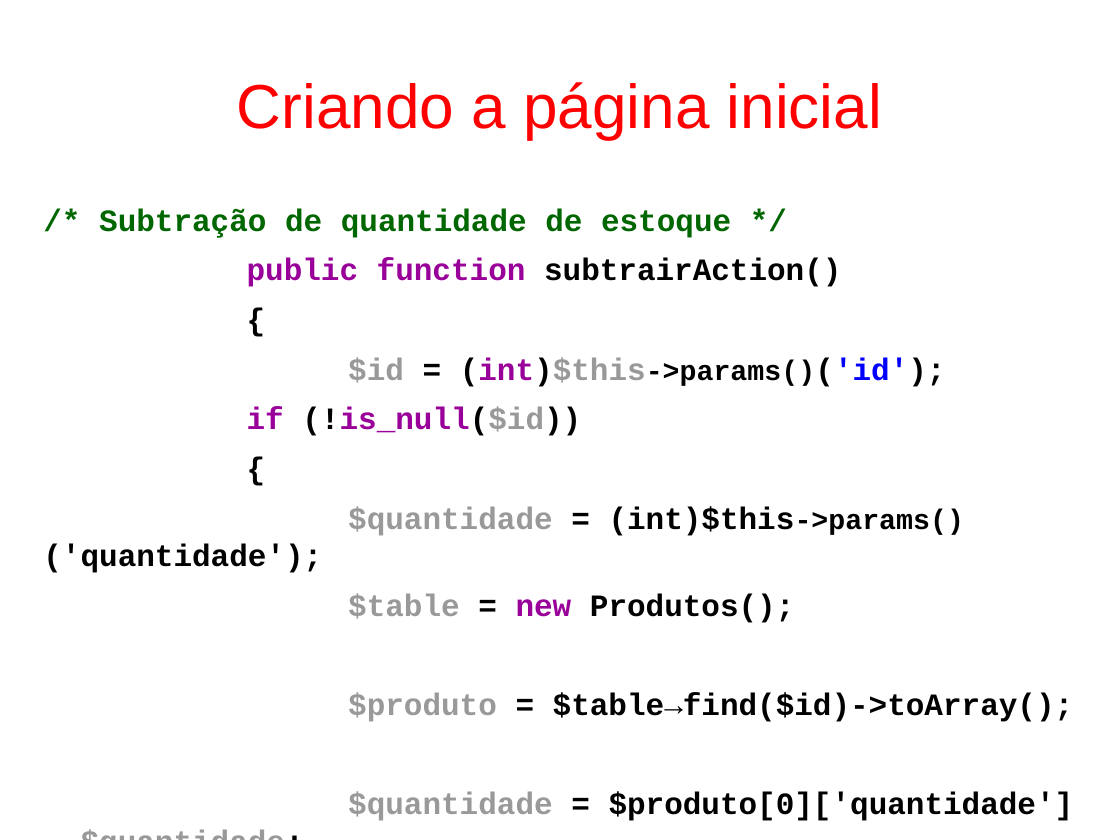
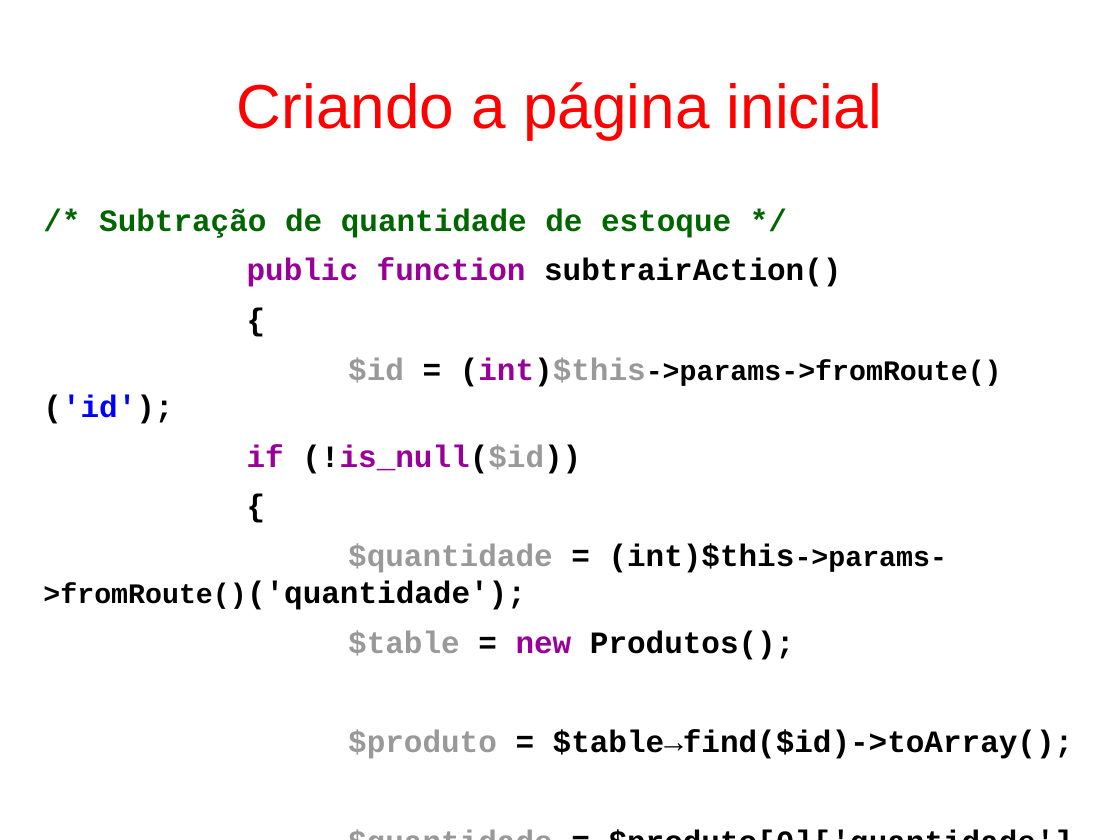
Before and after one commit to fgsl/lojasacme, a slide deck: slide 164 of docs/tutorial.odp (slide 165 before the commit). Drawn at 1120x840 pixels with LibreOffice and Linux fonts; fonts in the diff are those of the drawing. Boxes give left, top, right and bottom in pixels: in the first picture for what was removed or moved away, otherwise in the second. Text is boxed around its words. In the diff, an @@ line names an element or a change of style, - is before the commit and + after.

```diff
--- a/docs/tutorial.odp
+++ b/docs/tutorial.odp
@@ text at [43, 357, 1002, 424]: text changed @@
-$id = (int)$this->params()('id');
+$id = (int)$this->params->fromRoute()('id');
@@ text at [43, 544, 948, 610]: text changed @@
-$quantidade = (int)$this->params()('quantidade');
+$quantidade = (int)$this->params->fromRoute()('quantidade');
```
Also in this commit, not shown: 13 other slides changed, 1 slide removed, 1 other file.
